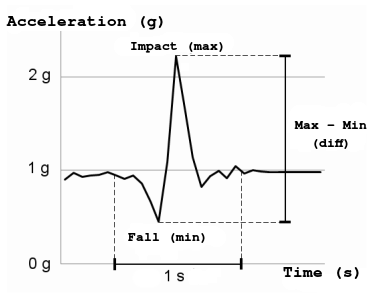
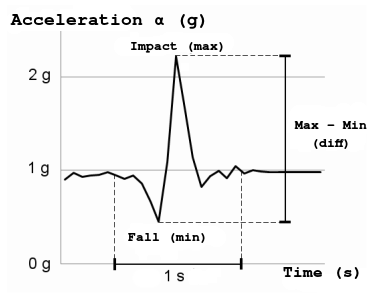
The second 376×301 image is a revision of the first. Changes to its layers:
renamed "Acceleration (g)" to "Acceleration α (g)", painted on it over (6, 14, 205, 30)
